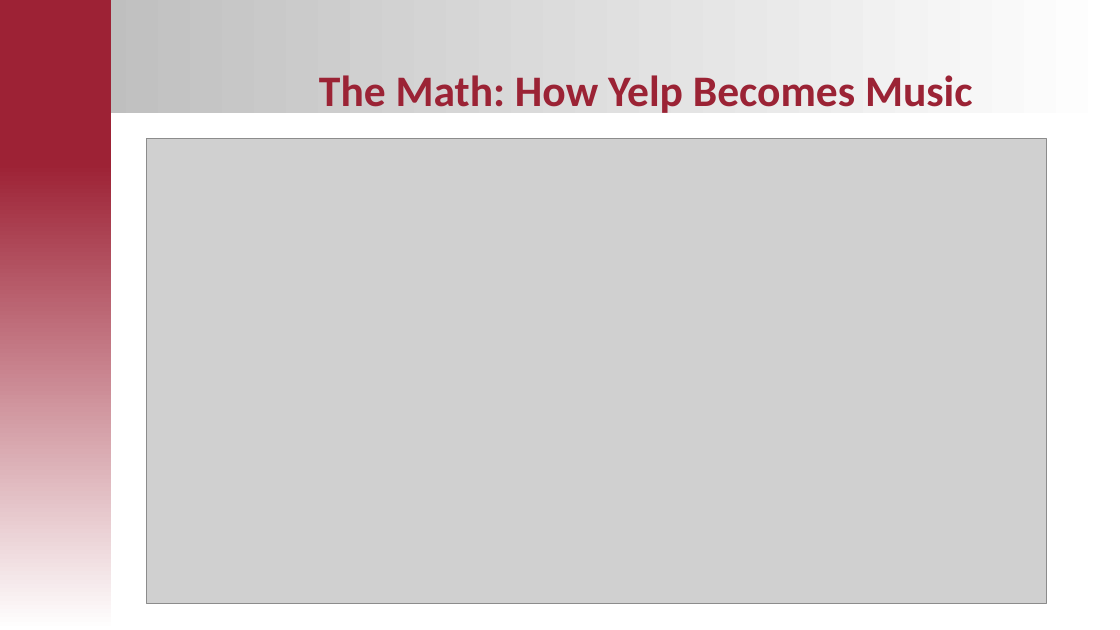
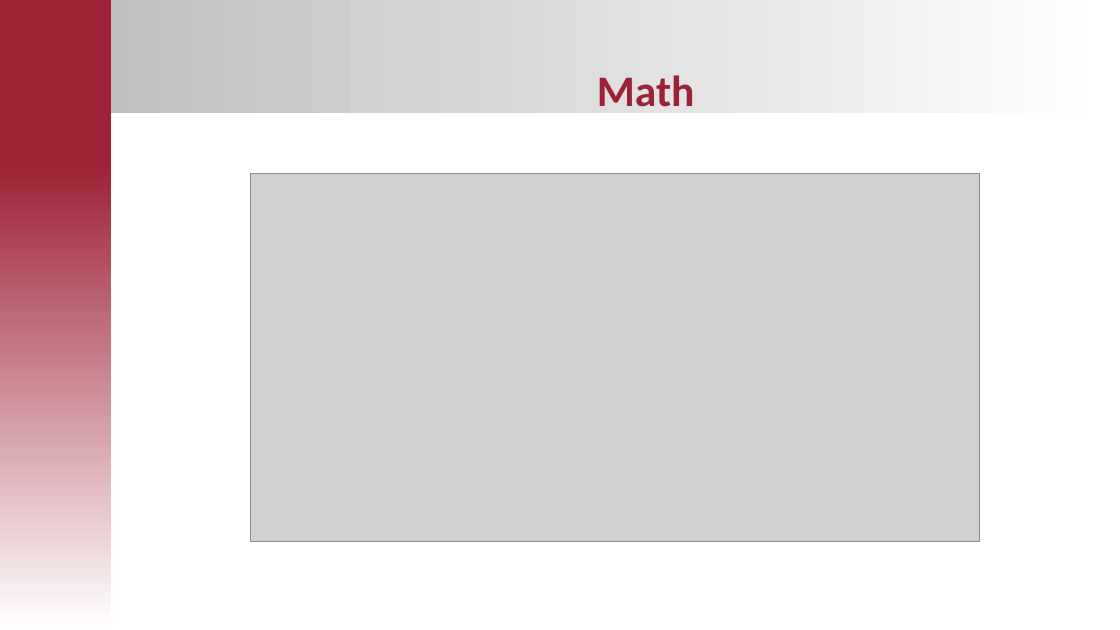
Before and after one commit to Ryanmsy/what-songs-should-restaurant-play, a slide deck: slide 10 of Sonic_Sommelier_Progress_Update.pptx. Drawn at 1120x630 pixels with LibreOffice and Linux fonts; fonts in the diff are those of the drawing; grey boxes stand for pictures; background and template pictures are left out. Boxes give left, top, right and bottom in pixels: in the first picture for what was removed or moved away, otherwise in the second. Text is boxed around its words. In the diff, an @@ line names an element or a change of style, - is before the commit and + after.

```diff
--- a/Sonic_Sommelier_Progress_Update.pptx
+++ b/Sonic_Sommelier_Progress_Update.pptx
@@ title at (x1=597, y1=75, x2=694, y2=107): text changed @@
-The Math: How Yelp Becomes Music
+Math
@@ picture resized from (x1=147, y1=138, x2=1046, y2=604) to (x1=250, y1=174, x2=979, y2=542) @@
```
Also in this commit, not shown: 5 other slides changed, 4 other files.
